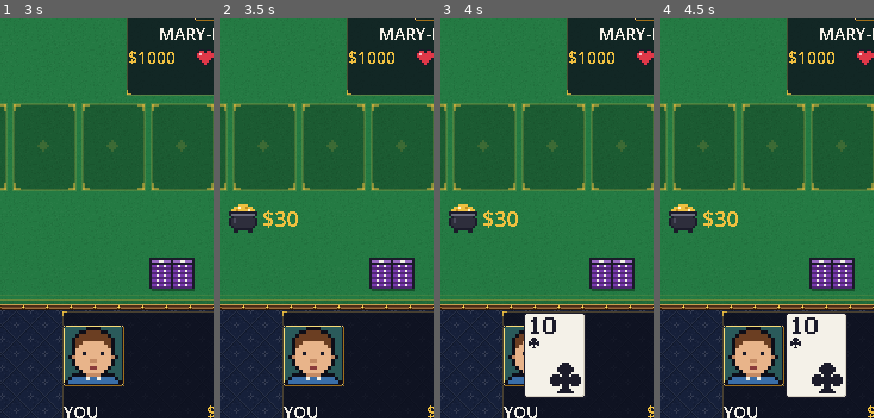
Above: before the commit, frames 1-4 (left to right).
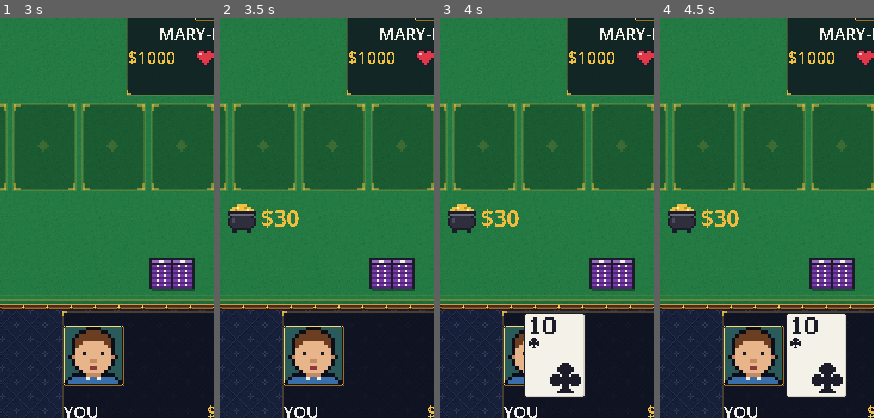
Above: after the commit, the same moments.

Repository: ryanlacroix/poker2
Game: Godot game, scene res://scenes/table.tscn
The game is run twice, just before and just after one commit, with the same random seed, the same clock (stepped at 60 frames per second) and the same inputs. This scene is started directly instead of the project's main scene.
Inputs (mouse positions are % of the whole screen's width and height, from its top left):
- Up to frame 1 (3 s): tap Enter at 0.5, 2 s; drag from (77, 91) to (60, 28) at 0.52 s; tap Space at 1.25 s; drag from (16, 47) to (45, 70) at 1.27 s; move the mouse to (16, 30) at 2.02 s; tap R at 2.1 s; click (16, 30) at 2.17 s; drag from (16, 12) to (20, 35) at 2.77 s
- Up to frame 2 (3.5 s): no input
- Up to frame 3 (4 s): drag from (84, 12) to (55, 50) at 3.52 s
- Up to frame 4 (4.5 s): drag from (84, 30) to (35, 25) at 4.27 s
The pictures show only the part of the screen within x 40-90%, y 46-96%; the shares and areas given below are measured in that part.

Frame 1 is identical in both runs. In frame 2, 0.3% of the frame differs, in the area x 3-37%, y 46-54%; in frame 3, 0.3%; in frame 4, 0.3%.

Commit message:
improved pot vfx

Diff:
--- a/scripts/ui/pot_view.gd
+++ b/scripts/ui/pot_view.gd
@@ -1,13 +1,36 @@
 class_name PotView
 extends Control
 ## The pot display under the board: a pixel-art pot of gold followed by the amount ("$70"),
-## centred as a unit. [member font_size] drives the pop animation; the icon steps up
-## in whole-pixel scales alongside the text so it stays crisp.
+## centred as a unit. [member font_size] drives the pop animation. As the pot grows (see
+## [method grow_to]) the amount slowly swells and warms from gold through orange to red; the pot
+## of gold itself always stays the same size. When the pot empties (it's been won), the display
+## fades out quickly, sinking a little as it goes, as it last looked.
 
 const GAP := 4
+## The pot of gold is drawn this many times its size, always.
+const ICON_SCALE := 2
+## At full growth the amount is this many times its resting size...
+const MAX_GROWTH_SCALE := 2.0
+## ...and this colour, having gone through ORANGE halfway there.
+const ORANGE := Color("ff8a30")
+const HOT := PixelArt.HEART_RED
+## How quickly [member growth] closes on its target: the share of the gap closed each second.
+const GROWTH_RATE := 1.5
+## Once the pot empties, how long the display takes to fade out, and how far it sinks meanwhile.
+const FADE_SECONDS := 0.35
+const FADE_FALL := 10.0
 
 var amount := 0:
 	set(value):
+		if value <= 0 and amount > 0:
+			# Keep showing the pot as it was while it fades out.
+			_faded_amount = amount
+			_faded_growth = growth
+			_faded_font_size = font_size
+			_fade_age = 0.0
+			set_process(true)
+		elif value > 0:
+			_fade_age = -1.0
 		amount = value
 		queue_redraw()
 
@@ -16,29 +39,75 @@
 		font_size = value
 		queue_redraw()
 
+## How grown the amount is, 0 (resting) to 1 (full size, red); eases toward [method grow_to]'s target.
+var growth := 0.0
+var _target_growth := 0.0
+# The pot as it was when it emptied, and how long ago that was (-1 = not fading).
+var _faded_amount := 0
+var _faded_growth := 0.0
+var _faded_font_size := 0
+var _fade_age := -1.0
+
 
 func _ready() -> void:
 	mouse_filter = MOUSE_FILTER_IGNORE
+	set_process(false)
+
+
+## Eases [member growth] toward [param target] (0 to 1). Shrinking (a new hand's pot) is instant.
+func grow_to(target: float) -> void:
+	_target_growth = clampf(target, 0.0, 1.0)
+	if _target_growth < growth:
+		growth = _target_growth
+		queue_redraw()
+	set_process(not is_equal_approx(growth, _target_growth) or _fade_age >= 0)
+
+
+func _process(delta: float) -> void:
+	growth = lerpf(growth, _target_growth, 1.0 - exp(-GROWTH_RATE * delta))
+	if absf(_target_growth - growth) < 0.002:
+		growth = _target_growth
+	if _fade_age >= 0:
+		_fade_age += delta
+		if _fade_age >= FADE_SECONDS:
+			_fade_age = -1.0
+	set_process(growth != _target_growth or _fade_age >= 0)
+	queue_redraw()
+
+
+## The amount's colour at [param k] growth: gold, through orange, to red.
+static func growth_color(k: float) -> Color:
+	return PixelArt.GOLD.lerp(ORANGE, k * 2) if k < 0.5 else ORANGE.lerp(HOT, (k - 0.5) * 2)
 
 
 func _draw() -> void:
-	if amount <= 0:
-		return
+	if amount > 0:
+		_draw_pot(amount, growth, font_size, Color.WHITE)
+	elif _fade_age >= 0:
+		# Eased out, so it drops away quickly and settles as it vanishes.
+		var k := 1.0 - pow(1.0 - _fade_age / FADE_SECONDS, 2)
+		draw_set_transform(Vector2(0, roundf(FADE_FALL * k)))
+		_draw_pot(_faded_amount, _faded_growth, _faded_font_size, Color(1, 1, 1, 1.0 - k))
+		draw_set_transform(Vector2.ZERO)
 
+
+## The pot of gold and [param pot_amount], at [param k] growth and [param base_size] before
+## growing, tinted by [param tint] (for fading).
+func _draw_pot(pot_amount: int, k: float, base_size: int, tint: Color) -> void:
 	var font := get_theme_default_font()
-	var text := "$%d" % amount
-	var text_width := font.get_string_size(text, HORIZONTAL_ALIGNMENT_LEFT, -1, font_size).x
-
-	# Icon roughly as tall as the text: 2x at the resting size, 3x at the peak of a pop.
-	var px := maxi(1, roundi(font_size / 9.0))
-	var icon := Vector2(PixelArt.POT_OF_GOLD[0].length(), PixelArt.POT_OF_GOLD.size()) * px
+	var text := "$%d" % pot_amount
+	var text_size := roundi(base_size * lerpf(1.0, MAX_GROWTH_SCALE, k))
+	var text_width := font.get_string_size(text, HORIZONTAL_ALIGNMENT_LEFT, -1, text_size).x
+	var icon := Vector2(PixelArt.POT_OF_GOLD[0].length(), PixelArt.POT_OF_GOLD.size()) * ICON_SCALE
 
 	var left := floorf((size.x - (icon.x + GAP + text_width)) / 2)
 	var mid_y := size.y / 2
-	PixelArt.draw_colored(self, PixelArt.POT_OF_GOLD, PixelArt.POT_OF_GOLD_COLORS,
-		Vector2(left, floorf(mid_y - icon.y / 2)), px)
+	var icon_colors := {}
+	for key: String in PixelArt.POT_OF_GOLD_COLORS:
+		icon_colors[key] = PixelArt.POT_OF_GOLD_COLORS[key] * tint
+	PixelArt.draw_colored(self, PixelArt.POT_OF_GOLD, icon_colors, Vector2(left, floorf(mid_y - icon.y / 2)), ICON_SCALE)
 
 	# Baseline that vertically centres the text's cap height on the icon.
-	var baseline := floorf(mid_y + (font.get_ascent(font_size) - font.get_descent(font_size)) / 2)
+	var baseline := floorf(mid_y + (font.get_ascent(text_size) - font.get_descent(text_size)) / 2)
 	draw_string(font, Vector2(left + icon.x + GAP, baseline), text,
-		HORIZONTAL_ALIGNMENT_LEFT, -1, font_size, PixelArt.GOLD)
+		HORIZONTAL_ALIGNMENT_LEFT, -1, text_size, growth_color(k) * tint)
--- a/scripts/ui/table_scene.gd
+++ b/scripts/ui/table_scene.gd
@@ -15,6 +15,7 @@
 const CHIP_CHANGE_FONT_SIZE := UiTheme.FONT_SIZE + 4
 const POT_FONT_SIZE := UiTheme.FONT_SIZE + 4
 const POT_POP_SIZE := POT_FONT_SIZE + 6
+const POT_BOX_SIZE := Vector2(280, 60)
 ## Gap between board cards dealt together (the flop) going down.
 const BOARD_DEAL_STAGGER := 0.07
 ## Gap between hole cards going down as they're dealt round the table.
@@ -352,10 +353,11 @@
 		add_child(view)
 		_community.append(view)
 
-	# Pot of gold + amount; the box is tall and centred so it grows from its middle when it pops.
+	# Pot of gold + amount; the box is big and centred so the amount grows from its middle as it
+	# pops, and as the pot swells.
 	_pot = PotView.new()
 	_pot.font_size = POT_FONT_SIZE
-	UiTheme.add_at(self, _pot, pot_center - Vector2(80, 20), Vector2(160, 40))
+	UiTheme.add_at(self, _pot, pot_center - POT_BOX_SIZE / 2, POT_BOX_SIZE)
 
 	# An invisible spot where the DEBUG button was: three quick taps open the debug menu.
 	var debug_spot := Control.new()
@@ -1387,6 +1389,7 @@
 		_bet_piles[i].amount = _table.players[i].total_bet
 	var pot := _table.pot()
 	_pot.amount = pot
+	_pot.grow_to(_pot_growth(pot))
 	if pot > _shown_pot:
 		_pop_pot_label()
 	_shown_pot = pot
@@ -1424,7 +1427,16 @@
 		label.queue_free())
 
 
-## Money went into the pot: the pot display swells briefly, then settles back.
+## How grown the pot display should be for a pot of [param pot]: its share of all the chips in
+## play, on a square-root curve so the first bets already show (a pot holding every chip is full size).
+func _pot_growth(pot: int) -> float:
+	var in_play := pot
+	for p in _table.players:
+		in_play += p.chips
+	return sqrt(float(pot) / in_play) if in_play > 0 else 0.0
+
+
+## Money went into the pot: the amount swells briefly, then settles back.
 func _pop_pot_label() -> void:
 	if _pot_tween:
 		_pot_tween.kill()
